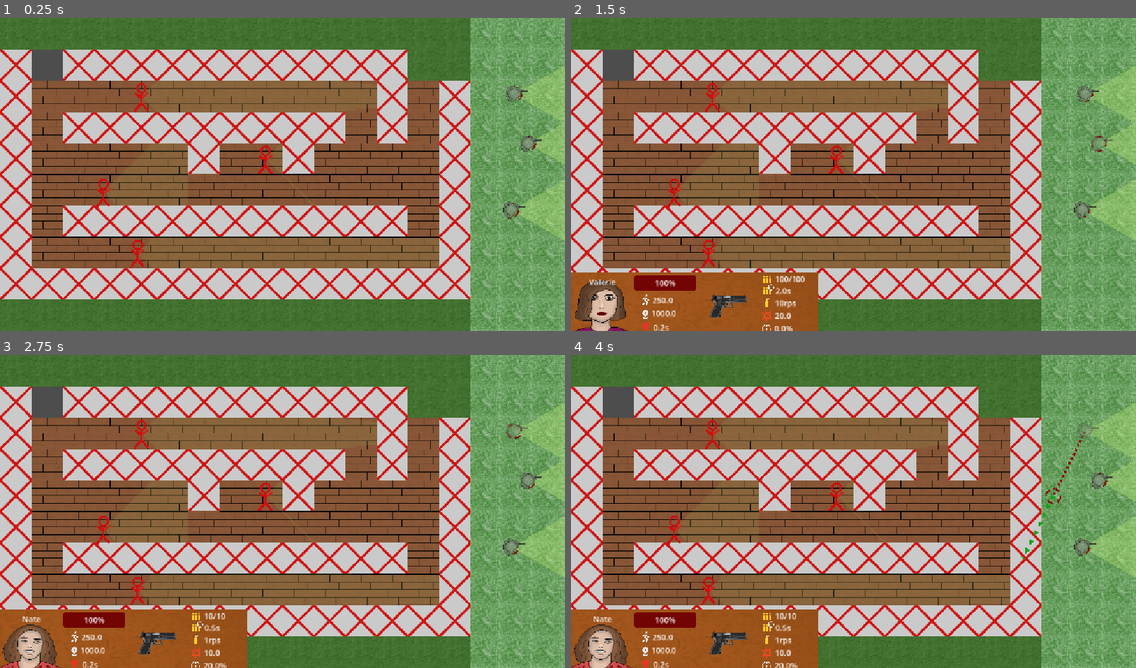
Above: before the commit, frames 1-4 (two rows, left to right).
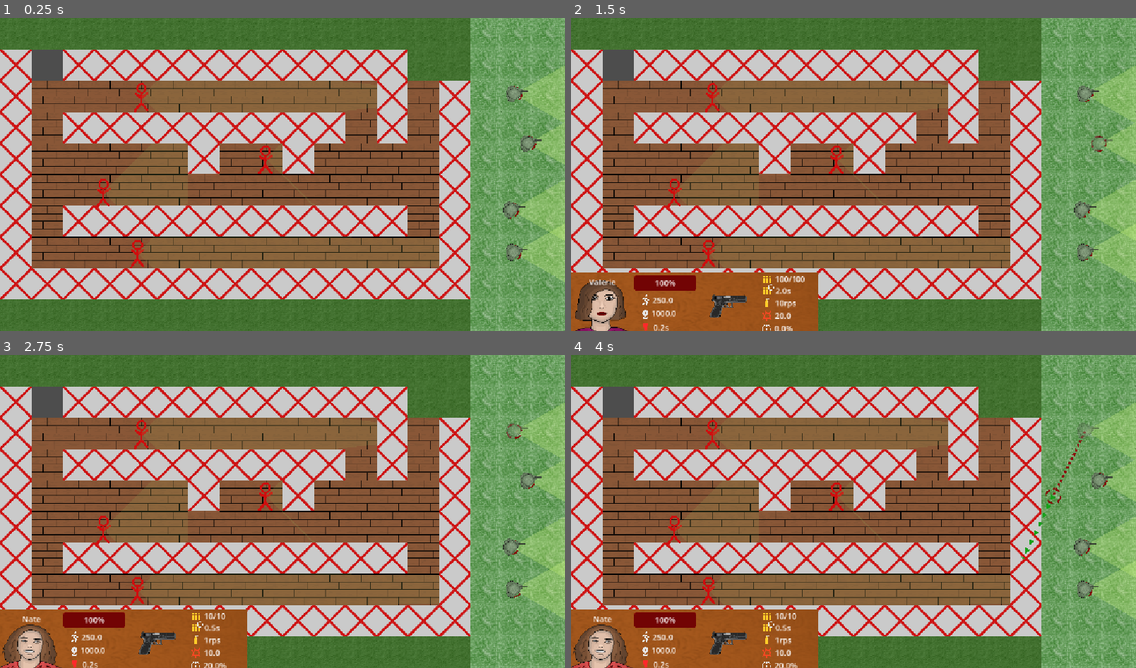
Above: after the commit, the same moments.

Repository: NevenIlincic/Tactical_Move
Game: Godot game, scene res://Scenes/Test_Scene.tscn
The game is run twice, just before and just after one commit, with the same random seed, the same clock (stepped at 60 frames per second) and the same inputs. The engine's default icon, where the game draws it, is replaced by a stand-in: a white triangle on a blue panel in a dark square.
Inputs (mouse positions are in pixels of both pictures, inside the frame that each line leads up to):
- Up to frame 1 (0.25 s): no input
- Up to frame 2 (1.5 s): tap Enter at 0.5 s; drag from (1085, 208) to (672, 193) at 0.52 s; tap W (reset_look_at_path) at 1.25 s; drag from (1096, 143) to (672, 193) at 1.27 s
- Up to frame 3 (2.75 s): tap Q (reset_path) at 2 s; move the mouse to (514, 430) at 2.02 s; tap Space (move_confirm) at 2.1 s; click (514, 430) at 2.17 s
- Up to frame 4 (4 s): tap X (reset_rotate_player_after_move) at 2.75 s; drag from (825, 574) to (1096, 480) at 2.77 s; move the mouse to (1023, 558) at 3.52 s; tap Z (rotate_player_after_move) at 3.6 s; click (1023, 558) at 3.67 s

The runs differ from the first frame. In frame 1, 0.7% of the frame differs, in the area x 89-100%, y 66-85%; in frame 2, 0.7%; in frame 3, 0.7%; in frame 4, 0.7%.

Commit message:
[ADD] Male soldier avatar

Diff:
--- a/Scenes/Test_Scene.tscn
+++ b/Scenes/Test_Scene.tscn
@@ -24,6 +24,7 @@
 [ext_resource type="Texture2D" uid="uid://c07go6e5fp3av" path="res://Sprites/Player/Avatars/male_soldier_3.png" id="22_w2bir"]
 [ext_resource type="PackedScene" uid="uid://dyh4j30522553" path="res://Scenes/Soldier/Player/Player_Stats.tscn" id="23_nfmrh"]
 [ext_resource type="Script" uid="uid://jqj0nkq44djb" path="res://Scenes/camera_2d.gd" id="24_7tbrw"]
+[ext_resource type="Texture2D" uid="uid://5dn5fh731jps" path="res://Sprites/Player/Avatars/male_soldier_4.png" id="25_q2r4x"]
 
 [sub_resource type="TileSetAtlasSource" id="TileSetAtlasSource_10mtb"]
 texture = ExtResource("2_mwjvy")
@@ -89,7 +90,7 @@
 [sub_resource type="RectangleShape2D" id="RectangleShape2D_fhwqp"]
 size = Vector2(64, 192)
 
-[sub_resource type="Resource" id="Resource_7tbrw"]
+[sub_resource type="Resource" id="Resource_q2r4x"]
 resource_local_to_scene = true
 script = ExtResource("5_8c5ma")
 base_value = 100.0
@@ -110,13 +111,13 @@
 base_value = 250.0
 metadata/_custom_type_script = "uid://bencr8mnns7ut"
 
-[sub_resource type="Resource" id="Resource_q2r4x"]
+[sub_resource type="Resource" id="Resource_xk5uc"]
 resource_local_to_scene = true
 script = ExtResource("6_ltieu")
 speed = SubResource("Resource_nfmrh")
 reaction_time = SubResource("Resource_w2bir")
 max_travel_distance = SubResource("Resource_ebsyv")
-HP = SubResource("Resource_7tbrw")
+HP = SubResource("Resource_q2r4x")
 metadata/_custom_type_script = "uid://cp4iog725gtuq"
 
 [sub_resource type="Resource" id="Resource_yn6en"]
@@ -124,19 +125,19 @@
 weapon_stats = ExtResource("13_tq75k")
 metadata/_custom_type_script = "uid://bmr38t2grjqqv"
 
-[sub_resource type="Resource" id="Resource_xk5uc"]
-resource_local_to_scene = true
-script = ExtResource("5_8c5ma")
-base_value = 100.0
-metadata/_custom_type_script = "uid://bencr8mnns7ut"
-
 [sub_resource type="Resource" id="Resource_avk4t"]
+resource_local_to_scene = true
+script = ExtResource("5_8c5ma")
+base_value = 100.0
+metadata/_custom_type_script = "uid://bencr8mnns7ut"
+
+[sub_resource type="Resource" id="Resource_1q75p"]
 resource_local_to_scene = true
 script = ExtResource("6_ltieu")
 speed = SubResource("Resource_nfmrh")
 reaction_time = SubResource("Resource_w2bir")
 max_travel_distance = SubResource("Resource_ebsyv")
-HP = SubResource("Resource_xk5uc")
+HP = SubResource("Resource_avk4t")
 metadata/_custom_type_script = "uid://cp4iog725gtuq"
 
 [sub_resource type="Resource" id="Resource_kw30y"]
@@ -228,25 +229,60 @@
 [sub_resource type="RectangleShape2D" id="RectangleShape2D_cl7co"]
 size = Vector2(64, 128)
 
-[sub_resource type="Resource" id="Resource_1q75p"]
-resource_local_to_scene = true
-script = ExtResource("5_8c5ma")
-base_value = 100.0
-metadata/_custom_type_script = "uid://bencr8mnns7ut"
-
 [sub_resource type="Resource" id="Resource_elm60"]
+resource_local_to_scene = true
+script = ExtResource("5_8c5ma")
+base_value = 100.0
+metadata/_custom_type_script = "uid://bencr8mnns7ut"
+
+[sub_resource type="Resource" id="Resource_us5gr"]
 resource_local_to_scene = true
 script = ExtResource("6_ltieu")
 speed = SubResource("Resource_nfmrh")
 reaction_time = SubResource("Resource_w2bir")
 max_travel_distance = SubResource("Resource_ebsyv")
-HP = SubResource("Resource_1q75p")
+HP = SubResource("Resource_elm60")
 metadata/_custom_type_script = "uid://cp4iog725gtuq"
 
 [sub_resource type="Resource" id="Resource_cmdj1"]
 script = ExtResource("17_513u8")
 weapon_stats = ExtResource("18_kw30y")
 metadata/_custom_type_script = "uid://bqnc1ha42r85"
+
+[sub_resource type="Resource" id="Resource_vtp3d"]
+resource_local_to_scene = true
+script = ExtResource("5_8c5ma")
+base_value = 100.0
+metadata/_custom_type_script = "uid://bencr8mnns7ut"
+
+[sub_resource type="Resource" id="Resource_stuxa"]
+script = ExtResource("5_8c5ma")
+base_value = 1000.0
+metadata/_custom_type_script = "uid://bencr8mnns7ut"
+
+[sub_resource type="Resource" id="Resource_42oyf"]
+script = ExtResource("5_8c5ma")
+base_value = 0.4
+metadata/_custom_type_script = "uid://bencr8mnns7ut"
+
+[sub_resource type="Resource" id="Resource_xq73l"]
+script = ExtResource("5_8c5ma")
+base_value = 100.0
+metadata/_custom_type_script = "uid://bencr8mnns7ut"
+
+[sub_resource type="Resource" id="Resource_jygqt"]
+resource_local_to_scene = true
+script = ExtResource("6_ltieu")
+speed = SubResource("Resource_xq73l")
+reaction_time = SubResource("Resource_42oyf")
+max_travel_distance = SubResource("Resource_stuxa")
+HP = SubResource("Resource_vtp3d")
+metadata/_custom_type_script = "uid://cp4iog725gtuq"
+
+[sub_resource type="Resource" id="Resource_ir5aq"]
+script = ExtResource("12_grcoo")
+weapon_stats = ExtResource("13_tq75k")
+metadata/_custom_type_script = "uid://bmr38t2grjqqv"
 
 [node name="Node2D" type="Node2D" unique_id=1609049363 groups=["Level"]]
 script = ExtResource("1_4ms0o")
@@ -282,7 +318,7 @@
 player_name = "Luke"
 player_avatar = ExtResource("22_w2bir")
 current_engagement_rule = 2
-soldier_stats = SubResource("Resource_q2r4x")
+soldier_stats = SubResource("Resource_xk5uc")
 weapons = Array[ExtResource("6_mykrp")]([SubResource("Resource_yn6en")])
 
 [node name="Player2" parent="." unique_id=1802276897 instance=ExtResource("4_10mtb")]
@@ -290,7 +326,7 @@
 player_name = "Valerie"
 player_avatar = ExtResource("21_ebsyv")
 current_engagement_rule = 2
-soldier_stats = SubResource("Resource_avk4t")
+soldier_stats = SubResource("Resource_1q75p")
 weapons = Array[ExtResource("6_mykrp")]([SubResource("Resource_kw30y")])
 
 [node name="Marker2D" type="Marker2D" parent="." unique_id=245030149 groups=["a_star_point"]]
@@ -391,7 +427,7 @@
 player_name = "Nate"
 player_avatar = ExtResource("20_w2bir")
 current_engagement_rule = 2
-soldier_stats = SubResource("Resource_elm60")
+soldier_stats = SubResource("Resource_us5gr")
 weapons = Array[ExtResource("6_mykrp")]([SubResource("Resource_cmdj1")])
 
 [node name="Background" type="Sprite2D" parent="." unique_id=1861225955]
@@ -432,3 +468,11 @@
 
 [node name="PlayerStats" parent="CanvasLayer" unique_id=882045817 instance=ExtResource("23_nfmrh")]
 position = Vector2(128, 584)
+
+[node name="Player4" parent="." unique_id=575771634 instance=ExtResource("4_10mtb")]
+position = Vector2(1048, 480)
+player_name = "Keith"
+player_avatar = ExtResource("25_q2r4x")
+current_engagement_rule = 2
+soldier_stats = SubResource("Resource_jygqt")
+weapons = Array[ExtResource("6_mykrp")]([SubResource("Resource_ir5aq")])
Binary file added: Sprites/Player/Avatars/male_soldier_4.png
Not shown, added: Sprites/Player/Avatars/male_soldier_4.png.import
